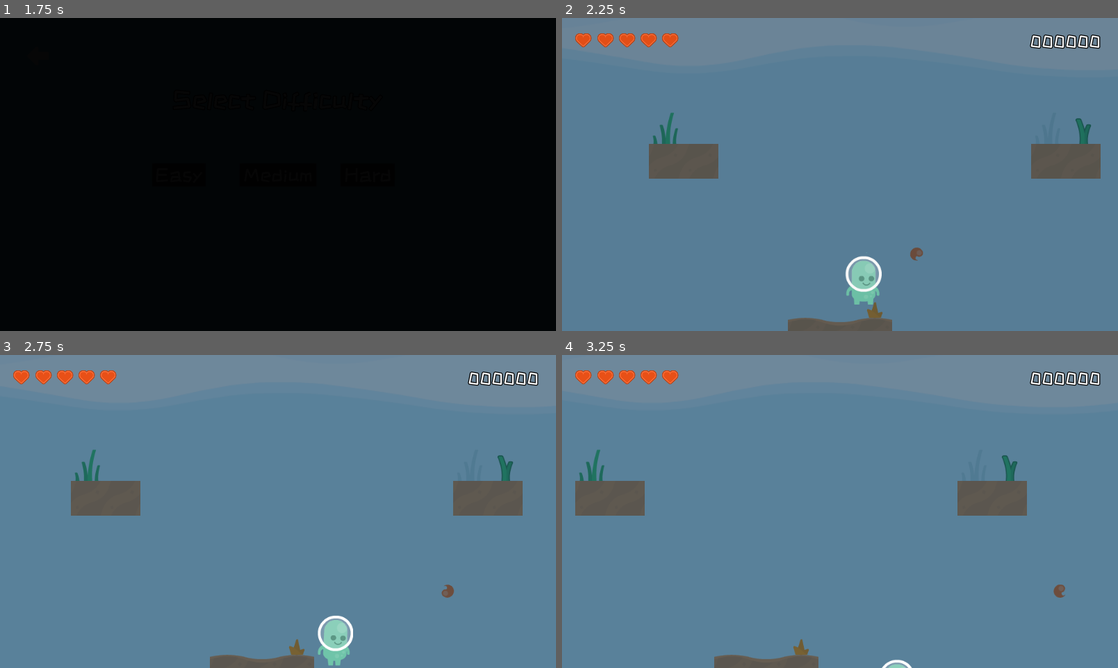
Above: before the commit, frames 1-4 (two rows, left to right).
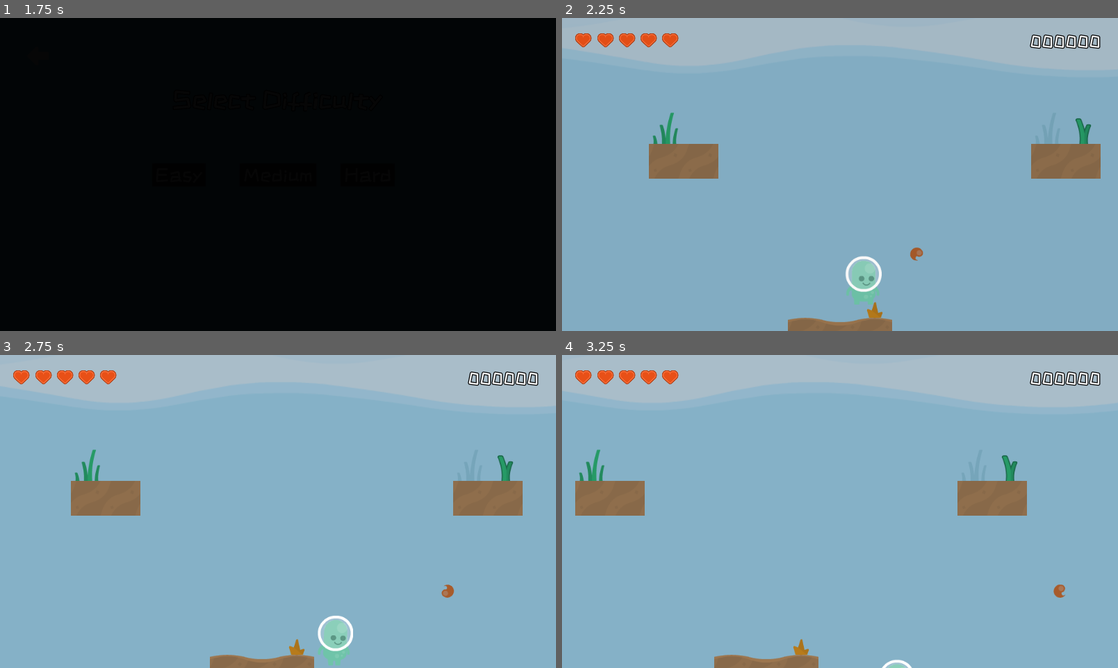
Above: after the commit, the same moments.

Repository: cpvanlue/dive-bug
Game: Godot game, scene res://MainMenu/MainMenu.tscn
The game is run twice, just before and just after one commit, with the same random seed, the same clock (stepped at 60 frames per second) and the same inputs.
Inputs:
- Up to frame 1 (1.75 s): click "Play" at 0.5 s; click "Hard" at 1.25 s
- Up to frame 2 (2.25 s): tap Enter (shoot) at 2, 2.1 s; hold D (right) from 2.03 s (still down)
- Up to frame 3 (2.75 s): keep holding D (right)
- Up to frame 4 (3.25 s): keep holding D (right); tap Shift (sprint) at 2.85 s

Frame 1 is identical in both runs. In frame 2, 98% of the frame differs, in the area x 0-100%, y 0-100%; in frame 3, 98%; in frame 4, 99%.

Commit message:
Update opacity of hard level design overlay

Diff:
--- a/Level/HardLevel.tscn
+++ b/Level/HardLevel.tscn
@@ -1471,7 +1471,7 @@
 margin_right = 817.0
 margin_bottom = 720.0
 rect_scale = Vector2( 2, 1 )
-color = Color( 0.0980392, 0.227451, 0.341176, 0.592157 )
+color = Color( 0.0980392, 0.227451, 0.341176, 0.313726 )
 __meta__ = {
 "_edit_use_anchors_": false
 }
